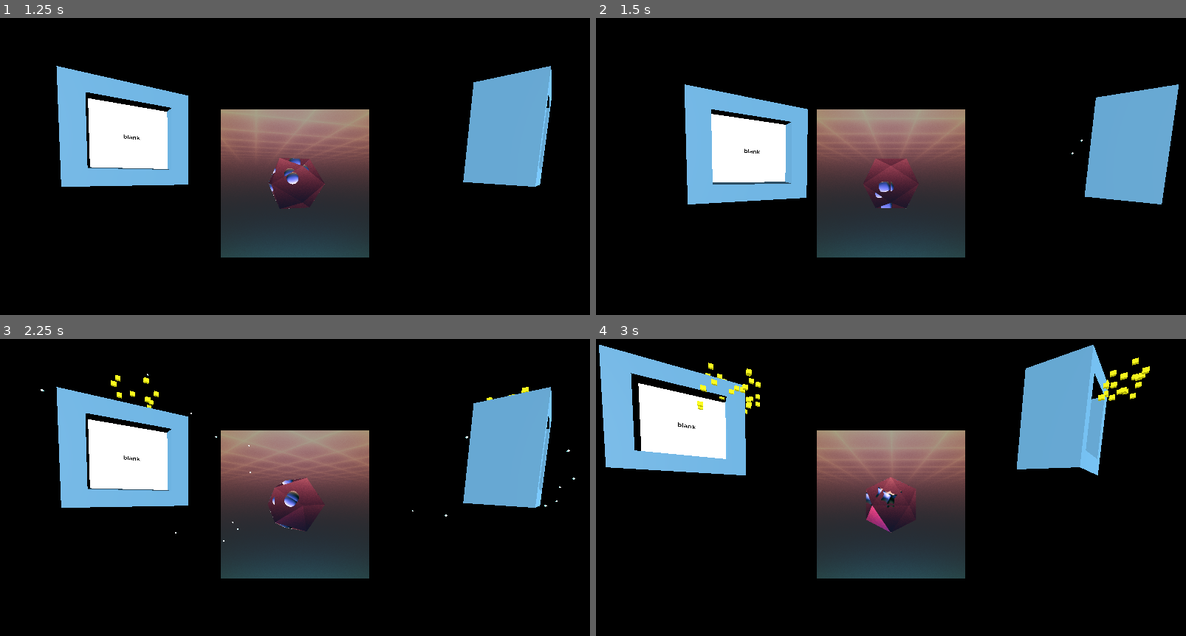
Above: before the commit, frames 1-4 (two rows, left to right).
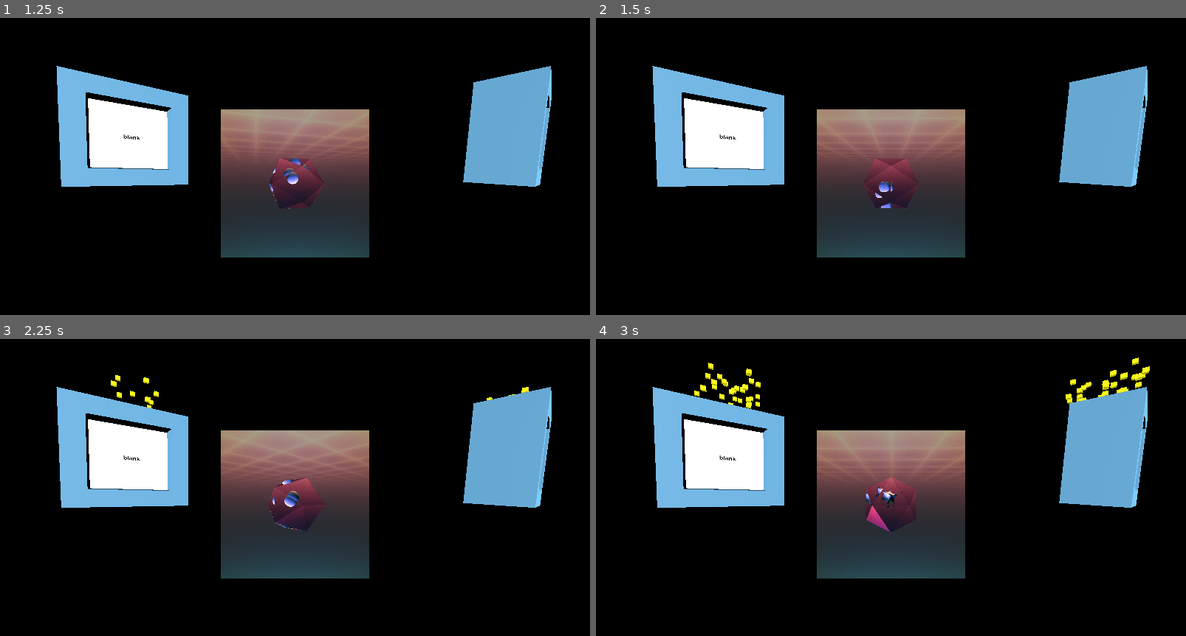
Above: after the commit, the same moments.

Repository: Kakcalu13/Mizo-godot-game
Game: Godot game, scene res://main.tscn
Two runs of this game, one before a commit and one after it. Both use one fixed random seed, a clock stepped at 60 frames per second and the inputs below. The project has no main scene, so this scene is started directly.
Inputs (mouse positions are in pixels of both pictures, inside the frame that each line leads up to):
- Up to frame 1 (1.25 s): move the mouse to (424, 166) at 0.52 s; press the mouse at (424, 166) at 0.53 s
- Up to frame 2 (1.5 s): release the mouse at (1020, 166) at 1.25 s; drag from (773, 199) to (861, 249) at 1.27 s
- Up to frame 3 (2.25 s): move the mouse to (354, 431) at 2.02 s; press the mouse at (354, 431) at 2.03 s
- Up to frame 4 (3 s): release the mouse at (950, 431) at 2.75 s; drag from (861, 570) to (714, 454) at 2.77 s

Frame 1 is identical in both runs. In frame 2, 12% of the frame differs, in the area x 9-99%, y 16-63%; in frame 3, less than 0.1%; in frame 4, 18%, in the area x 0-94%, y 1-57%.

Commit message:
Added to detect if it match or not, return to home position, and fixed the bug where it moves all node at once

Diff:
--- a/source/numbers/src/one_module_clickable.gd
+++ b/source/numbers/src/one_module_clickable.gd
@@ -3,29 +3,40 @@
 # -- Shake Config --
 @export var shake_time = 0.1
 @export var shake_strength = 0.1
+@export var value = 0
+@export var return_speed := 5.0  # Adjust for speed of returning
 
 # -- State --
 var _shaking = false
 var _shake_timer = 0.0
 var _original_position: Vector3
+var _returning_home := false
 var _mouse_inside = false
 var _dragging = false
-
 # -- Cached node references --
 var _particles_top: GPUParticles3D
 var _particles_main: GPUParticles3D
 
 func _ready():
-	_original_position = global_transform.origin
+	_original_position = self.transform.origin
 
 	# Cache references to your particle nodes
 	_particles_main = $window/window/GPUParticles3D
 	_particles_top = $window/window/top
-
 	_stop_drag_effects()
 
 
 func _process(delta):
+	if _returning_home:
+		var current_pos = self.transform.origin
+		var new_pos = current_pos.lerp(_original_position, return_speed * delta)
+		self.transform.origin = new_pos
+
+		if current_pos.distance_to(_original_position) < 0.01:
+			self.transform.origin = _original_position
+			_returning_home = false
+			_stop_drag_effects()
+			_dragging = false
 	if _shaking:
 		_shake_timer += delta
 		if _shake_timer < shake_time:
@@ -34,9 +45,9 @@
 				randf_range(-shake_strength, shake_strength),
 				randf_range(-shake_strength, shake_strength)
 			)
-			global_transform.origin = _original_position + offset
+			self.transform.origin = _original_position + offset
 		else:
-			global_transform.origin = _original_position
+			self.transform.origin = _original_position
 			_shaking = false
 
 
@@ -48,21 +59,24 @@
 
 func _on_mouse_exited():
 	_mouse_inside = false
+	_stop_drag_effects()
+	_dragging = false
 
 
-func _input(event):
+func _on_input_event(_camera: Node, event: InputEvent, _event_position: Vector3, _normal: Vector3, _shape_idx: int) -> void:
 	if event is InputEventMouseButton and not Input.is_action_pressed("hold_click"):
 		if event.pressed:
 			_start_drag_effects()
 			_dragging = true
 		else:
-			global_transform.origin = _original_position
+			self.transform.origin = _original_position
 			_stop_drag_effects()
 			_dragging = false
 
 	elif event is InputEventMouseMotion and Input.is_action_pressed("hold_click"):
 		var offset = Vector3(event.relative.x, -event.relative.y, 0) * 0.011
-		global_translate(offset)
+		#global_translate(offset)
+		self.transform.origin += offset
 		if not _dragging:
 			_start_drag_effects()
 			_dragging = true
@@ -88,3 +102,10 @@
 func _stop_drag_effects():
 	_particles_main.emitting = false
 	_particles_top.emitting = true
+
+
+func _on_area_entered(area: Area3D) -> void:
+	if self.value == area.value:
+		print("matched")
+	else:
+		_returning_home = true
